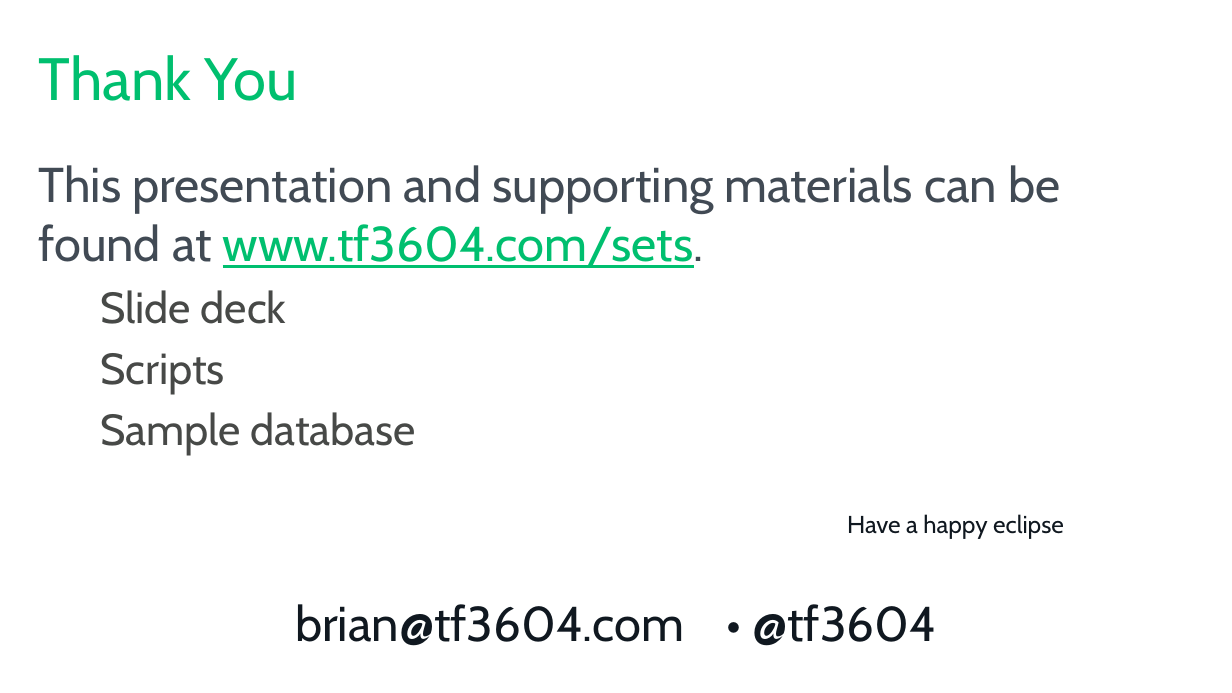
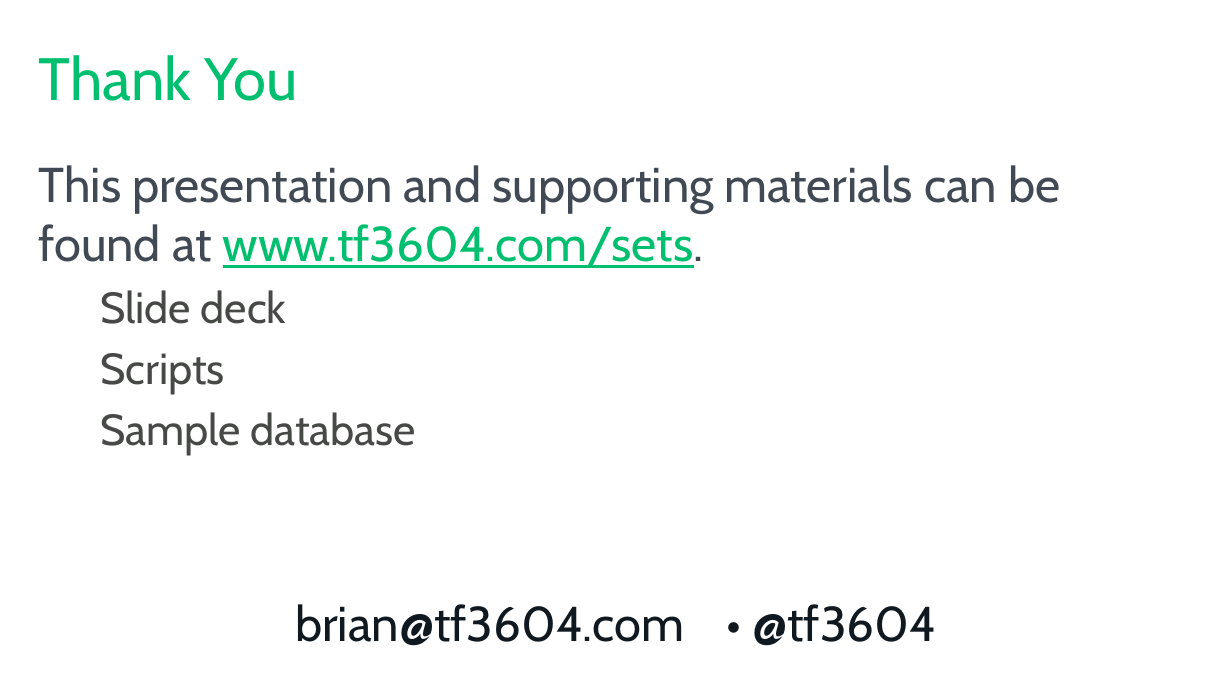
Before and after one commit to tf3604/SetMeUp, a slide deck: slide 30 of HowToThinkInSets.pptx. Drawn at 1232x693 pixels with LibreOffice and Linux fonts; fonts in the diff are those of the drawing; background and template pictures are left out. Boxes give left, top, right and bottom in pixels: in the first picture for what was removed or moved away, otherwise in the second. Text is boxed around its words. In the diff, an @@ line names an element or a change of style, - is before the commit and + after.

```diff
--- a/HowToThinkInSets.pptx
+++ b/HowToThinkInSets.pptx
@@ text removed at <box>847,514,1064,539</box> @@
-Have a happy eclipse
```
Also in this commit, not shown: 1 other slide changed, 1 other file.
